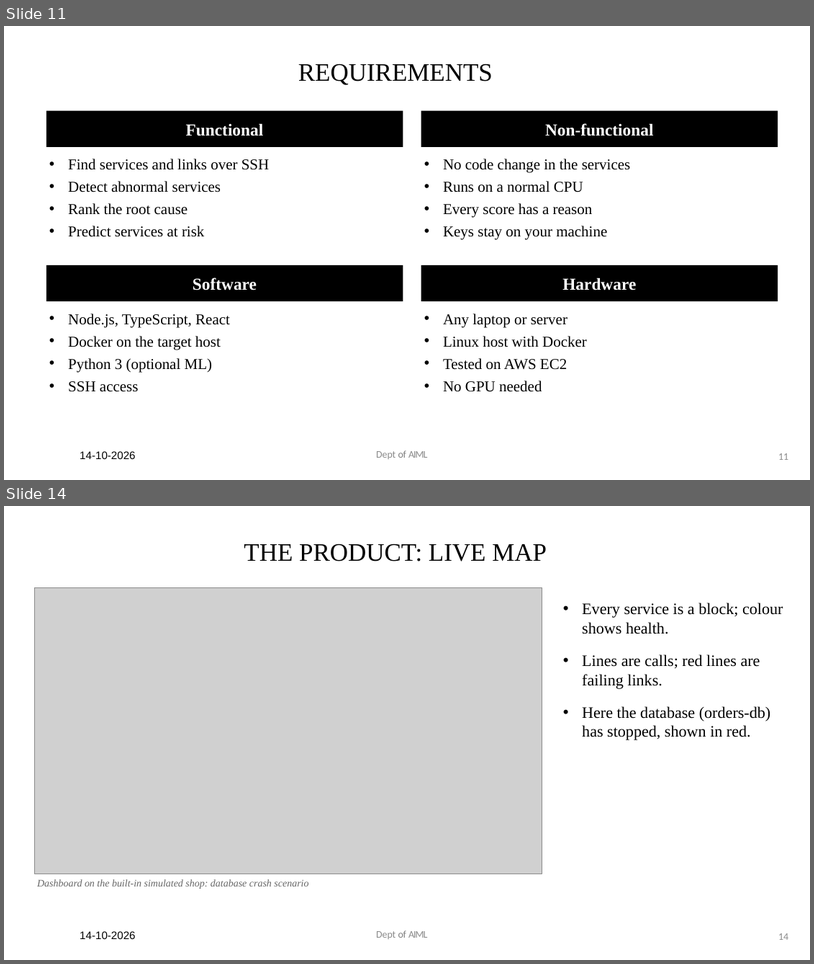
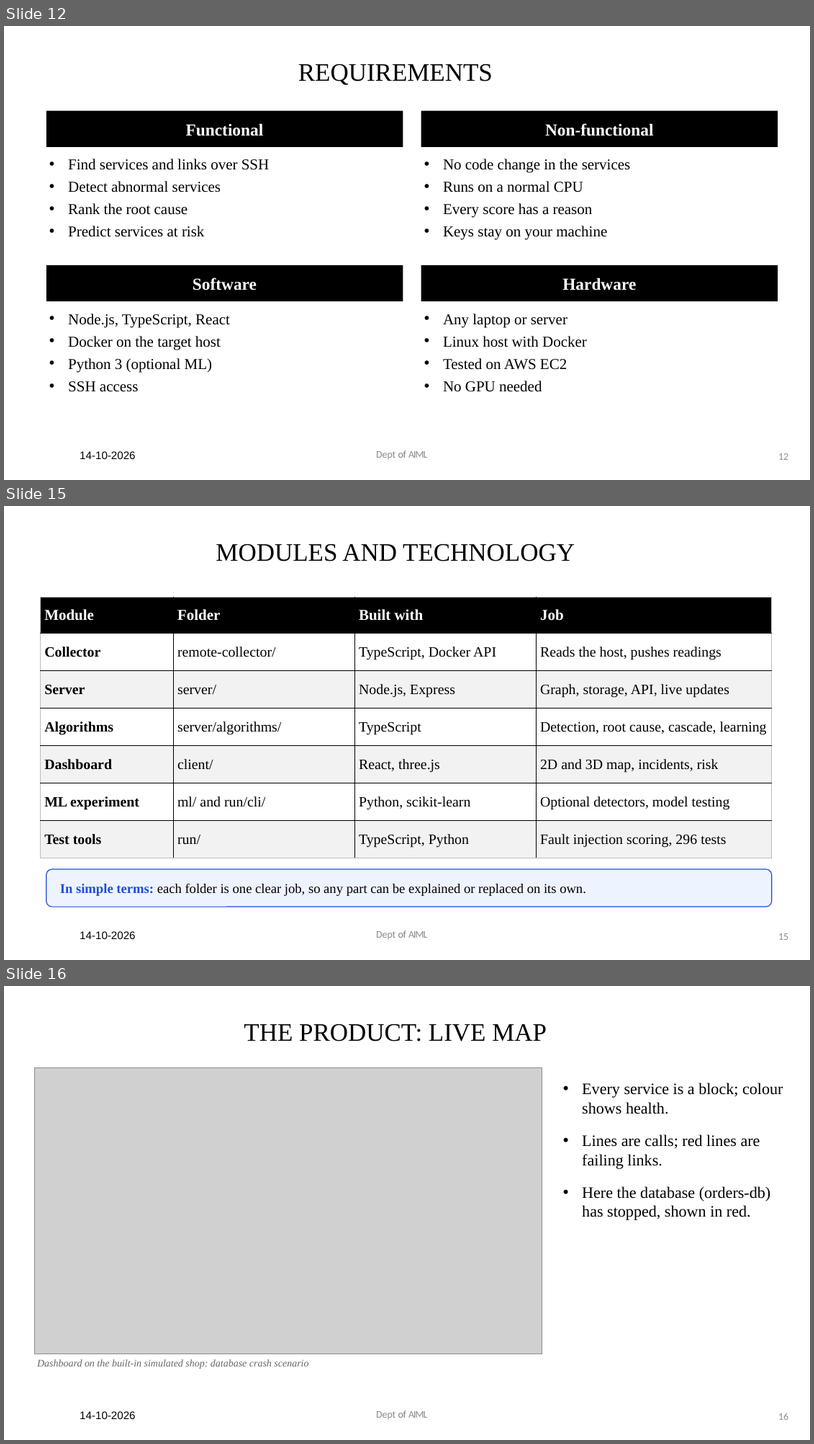
Before and after one commit to Royson-salis-18/microservice-mapper, a slide deck: wiki/Project_Phase_II_presentation.pptx. Shown one above the other, each under a label of ours: slides 11 and 14 before the commit, slides 12, 15 and 16 after it; the slides between them are not shown. The pictures are 814x964 and 814x1444 pixels, drawn with LibreOffice and Linux fonts; fonts in the diff are those of the drawing; grey boxes stand for pictures. Boxes give left, top, right and bottom in pixels: in the first picture for what was removed or moved away, otherwise in the second. Text is boxed around its words. In the diff, an @@ line names an element or a change of style, - is before the commit and + after.

```diff
--- a/wiki/Project_Phase_II_presentation.pptx
+++ b/wiki/Project_Phase_II_presentation.pptx
@@ slide 15 added at bbox=[4, 506, 810, 960], background #FFFFFF @@
@@ title added at bbox=[216, 544, 575, 561], 30 pt, text #000000 @@
+MODULES AND TECHNOLOGY
@@ table added at bbox=[40, 597, 772, 858], 7 rows, 4 columns @@
+Module | Folder | Built with | Job
+Collector | remote-collector/ | TypeScript, Docker API | Reads the host, pushes readings
+Server | server/ | Node.js, Express | Graph, storage, API, live updates
+Algorithms | server/algorithms/ | TypeScript | Detection, root cause, cascade, learning
+Dashboard | client/ | React, three.js | 2D and 3D map, incidents, risk
+ML experiment | ml/ and run/cli/ | Python, scikit-learn | Optional detectors, model testing
+Test tools | run/ | TypeScript, Python | Fault injection scoring, 296 tests
@@ rounded rectangle added at bbox=[46, 869, 772, 906], fill #EEF4FF, outline #1D4ED8 1 pt, 16 pt, text #000000 @@
+In simple terms: each folder is one clear job, so any part can be explained or replaced on its own.
@@ text added at bbox=[80, 931, 135, 939], 13 pt, text #000000 @@
+14-10-2026
@@ text added at bbox=[376, 930, 427, 939], 12 pt, text #8C8C8C @@
+Dept of AIML
@@ page number added at bbox=[779, 933, 789, 939], 12 pt, text #8C8C8C @@
+15
@@ what was slide 11 is now slide 12 @@
@@ page number at bbox=[779, 453, 789, 459]: text changed @@
-11
+12
@@ what was slide 14 is now slide 16 @@
@@ page number at bbox=[779, 1412, 789, 1419]: text changed @@
-14
+16
```
Also in this commit, not shown: 6 slides changed, 4 other slides added, 2 slides removed.
